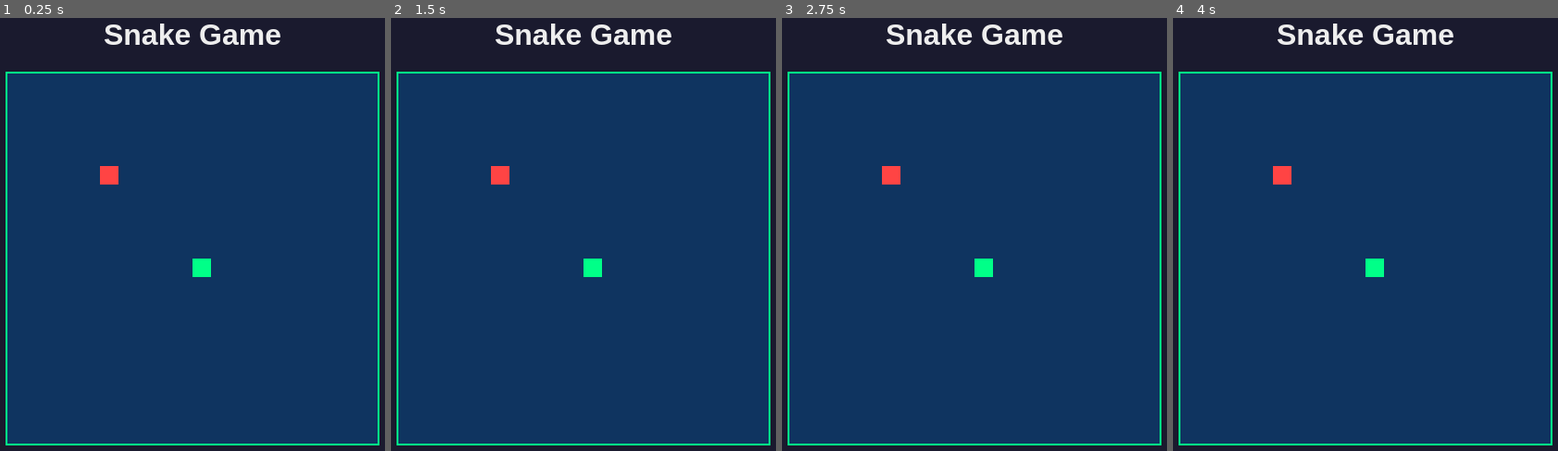
Above: before the commit, frames 1-4 (left to right).
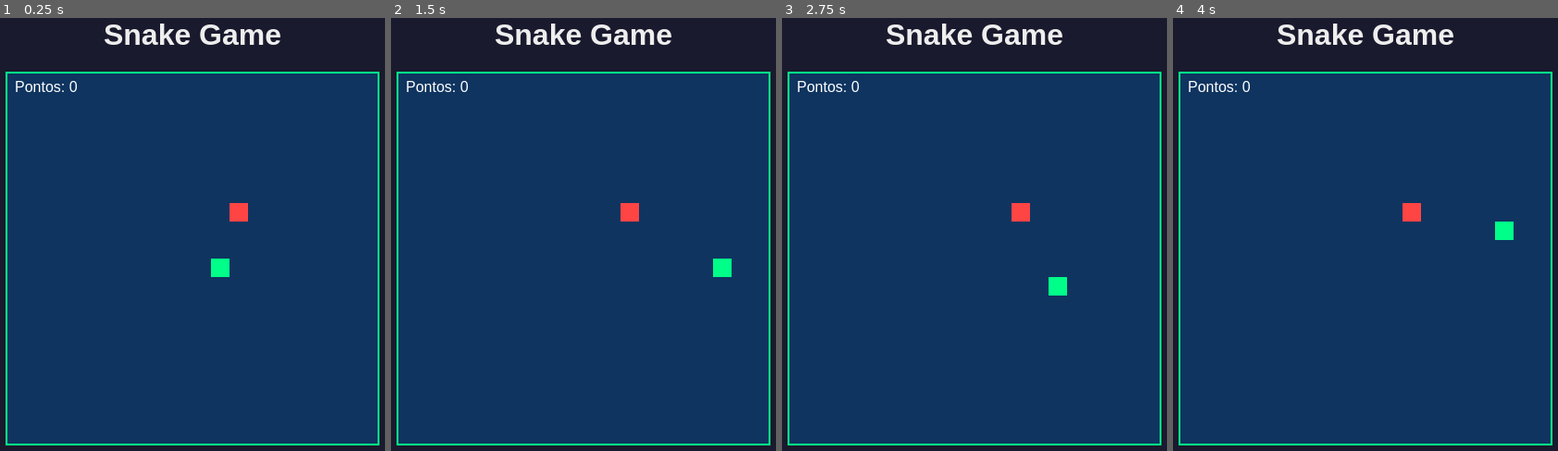
Above: after the commit, the same moments.

Repository: gabrieloliveirasantos-beep/Jogo-da-cobra
Game: browser game, page index.html
The game is run twice, just before and just after one commit, with the same random seed, the same clock (stepped at 60 frames per second) and the same inputs.
Inputs:
- Up to frame 1 (0.25 s): no input
- Up to frame 2 (1.5 s): hold Right from 1.03 s (still down)
- Up to frame 3 (2.75 s): release Right at 1.53 s; hold Down 1.58-1.85 s; hold Left 1.9-2.47 s; hold Up from 2.52 s (still down)
- Up to frame 4 (4 s): release Up at 2.82 s; hold Right 2.87-3.53 s; hold Up 3.58-3.82 s; hold Left from 3.87 s (still down)

The runs differ from the first frame. In frame 1, 1.0% of the frame differs, in the area x 4-65%, y 14-60%; in frame 2, 1.0%; in frame 3, 1.0%; in frame 4, 1.0%.

Commit message:
feat: movimento da cobra, colisões e placar

Diff:
--- a/game.js
+++ b/game.js
@@ -1,31 +1,96 @@
-// Pega o canvas do HTML e prepara o "pincel" para desenhar
 const canvas = document.getElementById("gameCanvas");
 const ctx = canvas.getContext("2d");
 
-// Tamanho de cada quadradinho do jogo (cobra e comida)
 const TAMANHO_BLOCO = 20;
 
-// Posição inicial da cobra (um único bloco no centro)
+// Posição inicial da cobra (um bloco no centro)
 let cobra = [{ x: 200, y: 200 }];
 
-// Posição inicial da comida (fixa por enquanto)
+// Direção atual do movimento
+let direcao = { x: 1, y: 0 };
+
+// Posição da comida
 let comida = { x: 100, y: 100 };
 
-// Função que desenha tudo na tela
-function desenhar() {
-  // 1. Limpa a tela antes de redesenhar
+// Pontuação
+let pontos = 0;
+
+// Função que gera a comida em posição aleatória
+function gerarComida() {
+  let x = Math.floor(Math.random() * (canvas.width / TAMANHO_BLOCO)) * TAMANHO_BLOCO;
+  let y = Math.floor(Math.random() * (canvas.height / TAMANHO_BLOCO)) * TAMANHO_BLOCO;
+  comida = { x, y };
+}
+
+// Captura o teclado e muda a direção
+document.addEventListener("keydown", function (evento) {
+  if (evento.key === "ArrowUp"    && direcao.y === 0) direcao = { x: 0, y: -1 };
+  if (evento.key === "ArrowDown"  && direcao.y === 0) direcao = { x: 0, y: 1 };
+  if (evento.key === "ArrowLeft"  && direcao.x === 0) direcao = { x: -1, y: 0 };
+  if (evento.key === "ArrowRight" && direcao.x === 0) direcao = { x: 1, y: 0 };
+});
+
+// Função principal do jogo
+function atualizarJogo() {
+  // 1. Calcula a nova posição da cabeça
+  let novasCabeca = {
+    x: cobra[0].x + direcao.x * TAMANHO_BLOCO,
+    y: cobra[0].y + direcao.y * TAMANHO_BLOCO,
+  };
+
+  // 2. Verifica colisão com as paredes
+  if (
+    novasCabeca.x < 0 || novasCabeca.x >= canvas.width ||
+    novasCabeca.y < 0 || novasCabeca.y >= canvas.height
+  ) {
+    clearInterval(loop);
+    ctx.fillStyle = "white";
+    ctx.font = "32px Arial";
+    ctx.textAlign = "center";
+    ctx.fillText("Game Over! Pontos: " + pontos, canvas.width / 2, canvas.height / 2);
+    return;
+  }
+
+  // 3. Verifica colisão com o próprio corpo
+  for (let bloco of cobra) {
+    if (novasCabeca.x === bloco.x && novasCabeca.y === bloco.y) {
+      clearInterval(loop);
+      ctx.fillStyle = "white";
+      ctx.font = "32px Arial";
+      ctx.textAlign = "center";
+      ctx.fillText("Game Over! Pontos: " + pontos, canvas.width / 2, canvas.height / 2);
+      return;
+    }
+  }
+
+  // 4. Adiciona a nova cabeça
+  cobra.unshift(novasCabeca);
+
+  // 5. Verifica se comeu a comida
+  if (novasCabeca.x === comida.x && novasCabeca.y === comida.y) {
+    pontos++;
+    gerarComida();
+  } else {
+    cobra.pop(); // remove o rabo se não comeu
+  }
+
+  // 6. Desenha tudo
   ctx.clearRect(0, 0, canvas.width, canvas.height);
 
-  // 2. Desenha a cobra (verde)
   ctx.fillStyle = "#00ff88";
   for (let bloco of cobra) {
     ctx.fillRect(bloco.x, bloco.y, TAMANHO_BLOCO, TAMANHO_BLOCO);
   }
 
-  // 3. Desenha a comida (vermelha)
   ctx.fillStyle = "#ff4444";
   ctx.fillRect(comida.x, comida.y, TAMANHO_BLOCO, TAMANHO_BLOCO);
+
+  ctx.fillStyle = "white";
+  ctx.font = "16px Arial";
+  ctx.textAlign = "left";
+  ctx.fillText("Pontos: " + pontos, 8, 20);
 }
 
-// Chama a função para desenhar na tela
-desenhar();
+// Inicia o loop do jogo (200ms = velocidade média)
+gerarComida();
+let loop = setInterval(atualizarJogo, 200);
